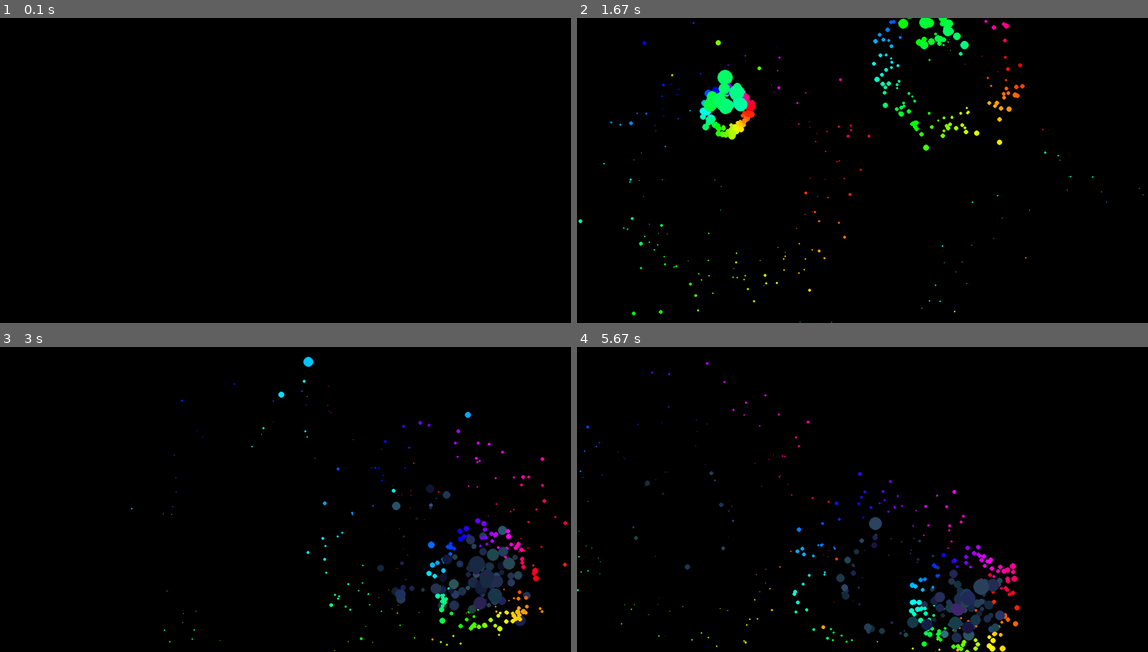
Above: before the commit, frames 1-4 (two rows, left to right).
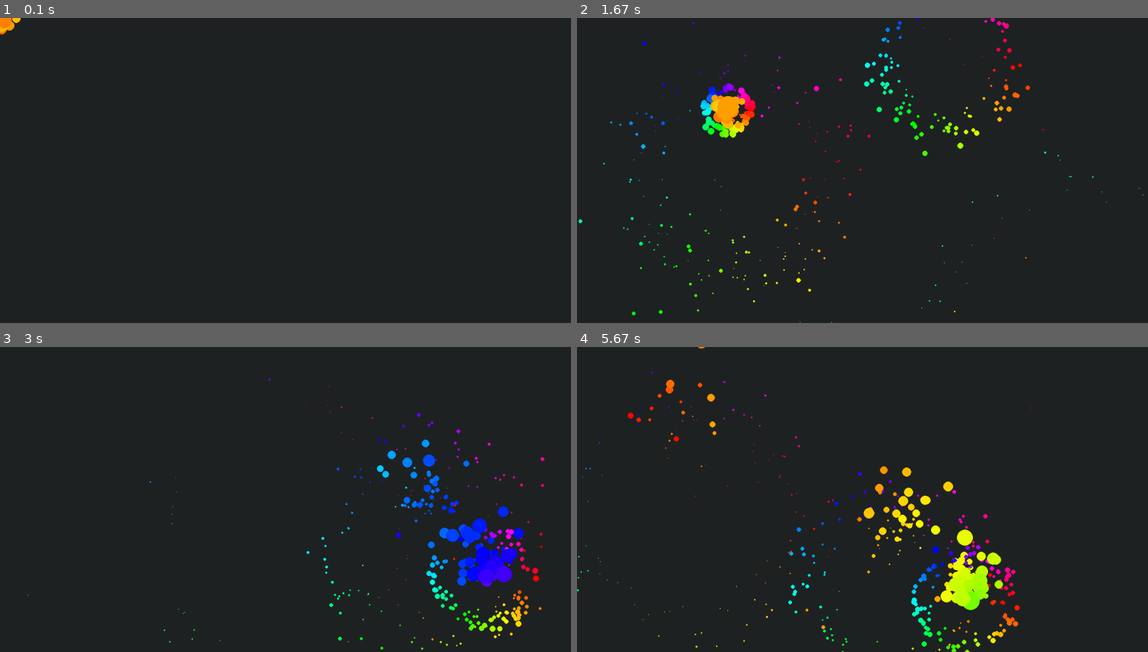
Above: after the commit, the same moments.

Repository: ddorn/vrac
Game: pygame game, started from sparkles.py
The game is run twice, just before and just after one commit, with the same random seed, the same clock (stepped at 60 frames per second) and the same inputs.
Inputs (mouse positions are in pixels of both pictures, inside the frame that each line leads up to):
- Up to frame 1 (0.1 s): no input
- Up to frame 2 (1.67 s): click (862, 170) at 0.38 s; tap F at 0.73, 1.03, 1.23 s; click (725, 173) at 0.75 s; tap J at 0.82 s; click (948, 63) at 1.25 s; tap K at 1.32 s; click (725, 109) at 1.55 s
- Up to frame 3 (3 s): click (285, 536) at 1.88 s; tap F at 2.23, 2.53 s; click (433, 548) at 2.25 s; tap K at 2.32 s; click (485, 578) at 2.72 s
- Up to frame 4 (5.67 s): click (674, 530) at 3.05 s; click (696, 441) at 3.38 s; click (725, 554) at 3.72 s; click (1068, 569) at 4.05 s; click (691, 612) at 4.38 s; click (685, 517) at 4.72 s; click (896, 584) at 5.05 s; click (965, 600) at 5.38 s

The runs differ from the first frame. In frame 1, 100% of the frame differs, in the area x 0-100%, y 0-100%; in frame 2, 99%; in frame 3, 99%; in frame 4, 99%.

Commit message:
sparkles.py: add radius parameter default args and better bg color
Plus fireworks on by default ^^

Diff:
--- a/sparkles.py
+++ b/sparkles.py
@@ -8,7 +8,7 @@
 pi2 = 2*pi
 
 class Sparkle:
-    def __init__(self, pos, speed, angle, accel, angular_accel, color, gravity=0, gravity_angle=pi/2, scale=2):
+    def __init__(self, pos, speed, angle, accel=0.1, angular_accel=0, color=0xffa500, gravity=0, gravity_angle=pi/2, scale=2, radius=None):
         self.pos = pos
         self.speed = speed
         self.angle = angle
@@ -19,6 +19,7 @@
         self.gravity = gravity
         self.gravity_angle = gravity_angle
         self.scale = scale
+        self.radius = radius  # If set, radius is constant (overrides scale)
 
     def angle_towards(self, angle, rate):
         a = (self.angle - angle + pi) % pi2 - pi
@@ -43,8 +44,12 @@
         if self.speed <= 0:
             self.alive = False
 
-    def render(self, screen):
-        radius = self.scale * self.speed
+    def draw(self, screen):
+
+        if self.radius is not None:
+            radius = self.radius
+        else:
+            radius = self.scale * self.speed
 
         pygame.draw.circle(
                 screen,
@@ -117,14 +122,35 @@
                 scale=gauss(1, 0.1),
             )
 
+    @classmethod
+    def tommy(cls, pos, hue=0.1):
+        angle = uniform(0, pi2)
+        hue = gauss(hue, 0.02)
+        color = hsv_to_rgb(hue % 1, 1, 1)
+        color = [int(255*x) for x in color]
+
+        return Sparkle(
+                pos,
+                speed=gauss(8, 1),
+                accel=0.8,
+                angle=angle,
+                angular_accel=0,
+                color=color,
+                gravity=0.00,
+                gravity_angle=pi/2,
+                scale=gauss(3, 0.2),
+            )
 
 def main():
     SIZE = (1500, 800)
+    FPS = 60
+    BG_COLOR = 0x202324
+
     screen = pygame.display.set_mode(SIZE)
     clock = pygame.time.Clock()
 
-    kind = 0
-    kinds = [Sparkle.fire, Sparkle.swirl, Sparkle.fireworks]
+    kind = -1
+    kinds = [Sparkle.fire, Sparkle.swirl, Sparkle.fireworks, Sparkle.tommy]
 
     fireworks = True
     sparkles = []
@@ -159,9 +185,9 @@
                 hue = random() if random() < 0.95 else None
                 for _ in range(100):
                     sparkles.append(Sparkle.fireworks(pos, hue))
-        else:
-            for _ in range(3):
-                sparkles.append(kinds[kind](pygame.mouse.get_pos()))
+
+        for _ in range(3):
+            sparkles.append(kinds[kind](pygame.mouse.get_pos()))
 
 
 
@@ -171,12 +197,12 @@
                 sparkles.remove(sparkle)
 
         # Draw
-        screen.fill((0, 0, 0))
+        screen.fill(BG_COLOR)
         for sparkle in sparkles:
-            sparkle.render(screen)
+            sparkle.draw(screen)
 
         pygame.display.update()
-        clock.tick(60)
+        clock.tick(FPS)
 
 if __name__ == "__main__":
     main()
